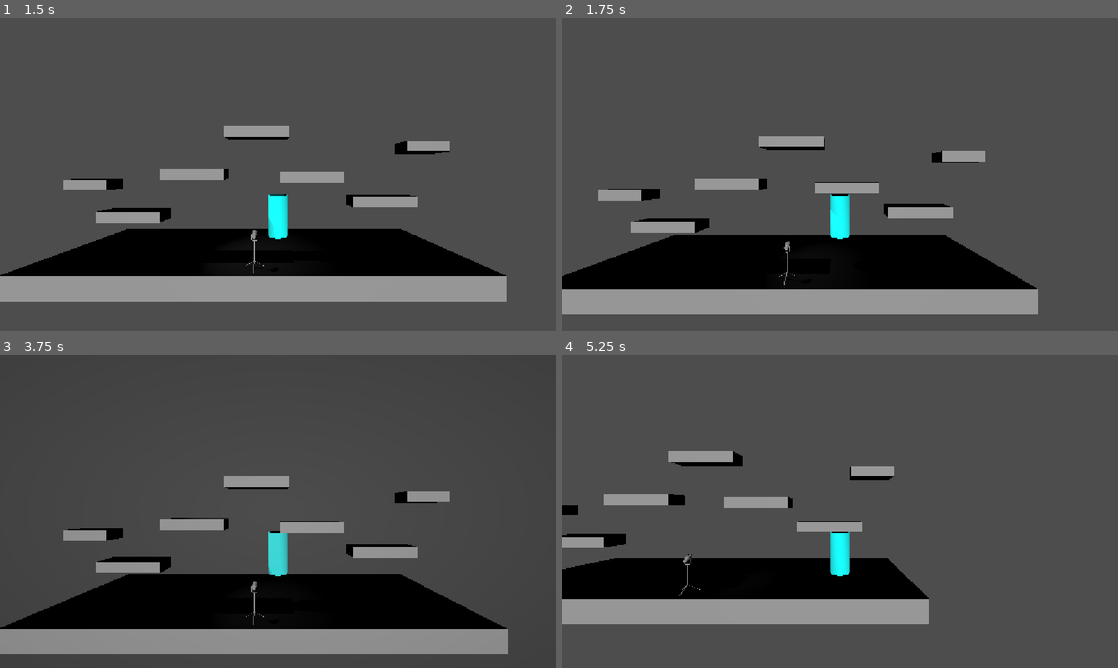
Above: before the commit, frames 1-4 (two rows, left to right).
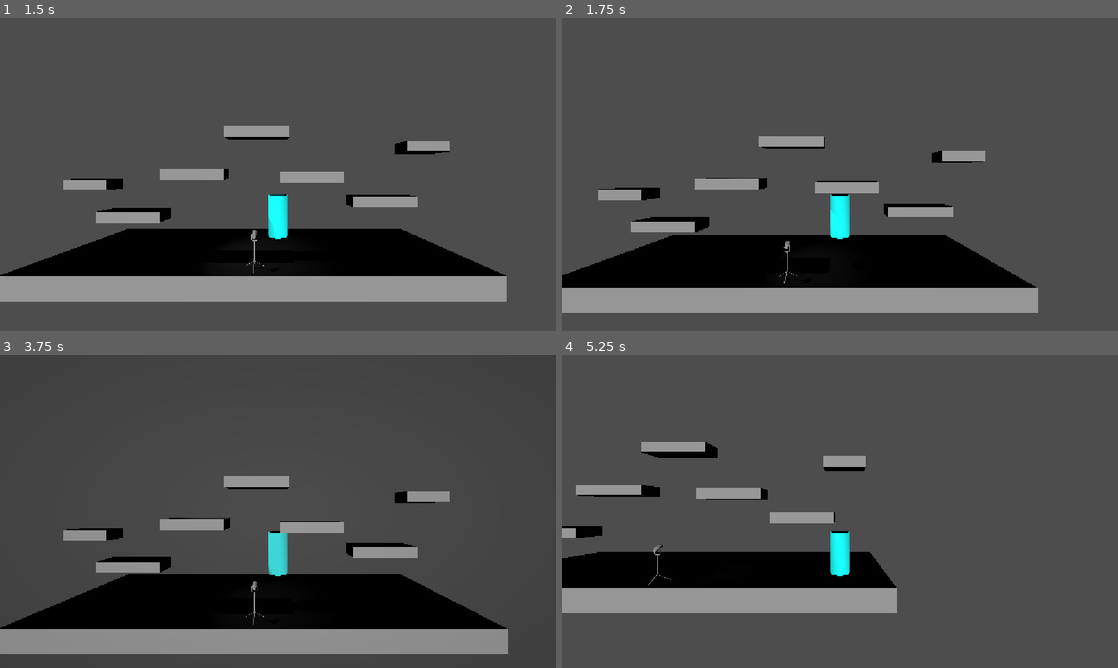
Above: after the commit, the same moments.

Repository: JoesRealAccount/ggj_2026
Game: Godot game, scene res://scenes/main_screen.tscn
The game is run twice, just before and just after one commit, with the same random seed, the same clock (stepped at 60 frames per second) and the same inputs.
Inputs (mouse positions are in pixels of both pictures, inside the frame that each line leads up to):
- Up to frame 1 (1.5 s): click (278, 136) at 0.5 s; tap Enter (switch_mask) at 1.25 s; hold D (move_right) from 1.28 s (still down); tap W (jump) at 1.35 s
- Up to frame 2 (1.75 s): keep holding D (move_right); tap W (jump) at 1.52 s
- Up to frame 3 (3.75 s): tap W (jump) at 1.82, 2.27, 2.3, 2.57, 3.6 s; release D (move_right) at 2.03 s; hold Escape (back_to_menu) 2.03-2.75 s; tap Enter (switch_mask) at 2.1 s; click (278, 473) at 2.75 s; tap Space at 3.5 s; hold D (move_right) from 3.53 s (still down)
- Up to frame 4 (5.25 s): tap Enter (switch_mask) at 4.35 s; tap W (jump) at 4.52, 4.55, 4.82, 5.1 s; release D (move_right) at 5.03 s; hold A (move_left) from 5.03 s (still down)

Frame 1 is identical in both runs. In frame 2, 1.2% of the frame differs, in the area x 0-86%, y 38-95%; in frame 3, less than 0.1%; in frame 4, 11%, in the area x 0-66%, y 27-86%.

Commit message:
Implement double jump functionality and adjust max jump count in player script

Diff:
--- a/prefabs/player.gd
+++ b/prefabs/player.gd
@@ -10,6 +10,9 @@
 var spawn_position: Vector3
 var jump_direction: JumpDirection = JumpDirection.NONE
 var jump_x_velocity: float = 0.0
+
+@export_range(1, 3, 1, "prefer_slider") var max_jump_count: int = 2
+var current_jump_quota: int = 1
 
 func _ready() -> void:
 	spawn_position = global_position
@@ -24,14 +27,26 @@
 	var input_dir := Input.get_axis("move_left", "move_right")
 
 	# Handle jump.
-	if Input.is_action_just_pressed("jump") and is_on_floor():
-		velocity.y = JUMP_UP_VELOCITY
-		jump_direction = JumpDirection.NONE
-		jump_x_velocity = 0.0
-		if not is_zero_approx(input_dir):
-			jump_direction = JumpDirection.LEFT if input_dir < 0 else JumpDirection.RIGHT
-			jump_x_velocity = input_dir * SPEED
+	if Input.is_action_just_pressed("jump"):
+		if is_on_floor():
+			current_jump_quota = 1
+			velocity.y = JUMP_UP_VELOCITY
+			jump_direction = JumpDirection.NONE
+			jump_x_velocity = 0.0
+			if not is_zero_approx(input_dir):
+				jump_direction = JumpDirection.LEFT if input_dir < 0 else JumpDirection.RIGHT
+				jump_x_velocity = input_dir * SPEED
+		elif current_jump_quota <= max_jump_count:
+			current_jump_quota += 1
+			velocity.y = JUMP_UP_VELOCITY
+			jump_direction = JumpDirection.NONE
+			jump_x_velocity = 0.0
+			if not is_zero_approx(input_dir):
+				jump_direction = JumpDirection.LEFT if input_dir < 0 else JumpDirection.RIGHT
+				jump_x_velocity = input_dir * SPEED
+
 	if is_on_floor():
+		current_jump_quota = 1
 		if input_dir:
 			velocity.x = input_dir * SPEED
 		else:
--- a/scenes/main_level.tscn
+++ b/scenes/main_level.tscn
@@ -37,6 +37,7 @@
 
 [node name="Player" parent="." unique_id=449052630 instance=ExtResource("2_qmak7")]
 transform = Transform3D(1, 0, 0, 0, 1, 0, 0, 0, 1, 0, 1.05, 0)
+max_jump_count = 1
 
 [node name="CharacterSpotLight" type="SpotLight3D" parent="." unique_id=1215779605 node_paths=PackedStringArray("target")]
 transform = Transform3D(1, 0, 0, 0, -4.371139e-08, 1, 0, -1, -4.371139e-08, -6.606348, 10.55814, 0)
